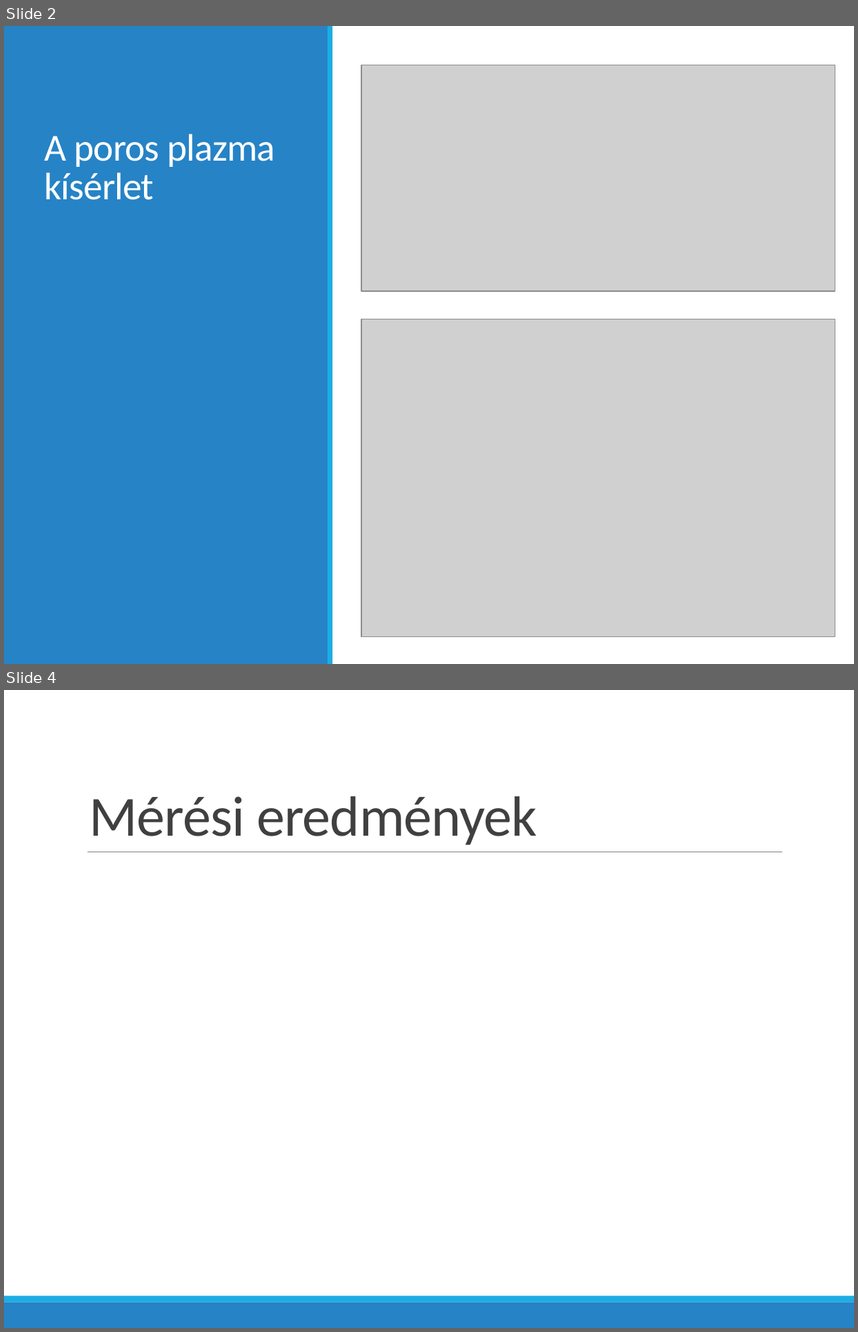
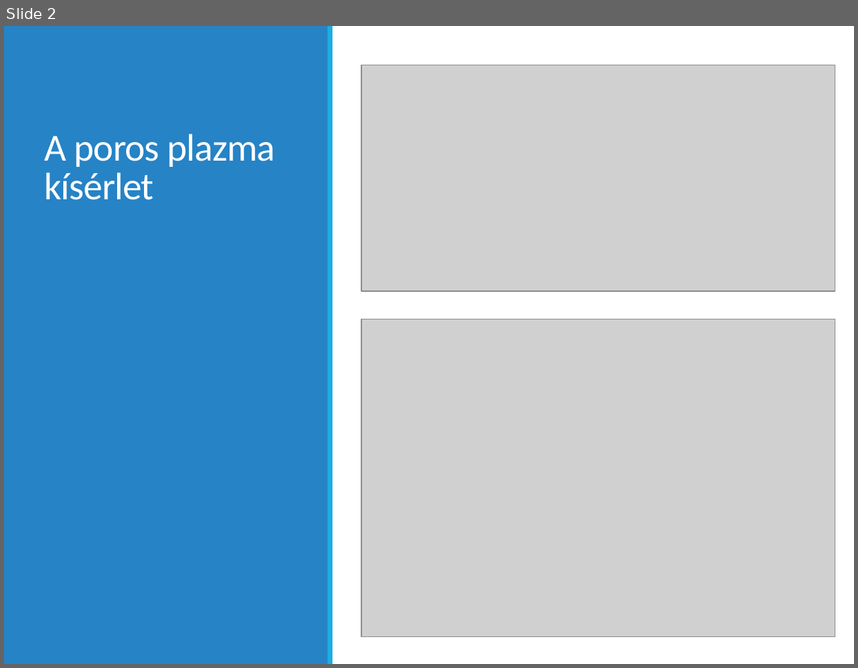
Before and after one commit to bakroistvan/diploma1_duma, a slide deck: prezi/bakro_diploma1.pptx. Shown one above the other, each under a label of ours: slides 2 and 4 before the commit, slide 2 after it; the slides between them are not shown. The pictures are 858x1332 and 858x668 pixels, drawn with LibreOffice and Linux fonts; fonts in the diff are those of the drawing; grey boxes stand for pictures. Boxes give left, top, right and bottom in pixels: in the first picture for what was removed or moved away, otherwise in the second. Text is boxed around its words. In the diff, an @@ line names an element or a change of style, - is before the commit and + after.

```diff
--- a/prezi/bakro_diploma1.pptx
+++ b/prezi/bakro_diploma1.pptx
@@ slide 4 removed at <box>4,690,854,1328</box>, background #FFFFFF @@
@@ title removed at <box>89,796,537,845</box> @@
-Mérési eredmények
@@ line removed from (87, 851) to (782, 851) @@
@@ rectangle removed at <box>4,1301,854,1328</box> @@
@@ rectangle removed at <box>4,1295,854,1301</box> @@
```
Also in this commit, not shown: 5 slides changed, 9 slides added, 5 other slides removed, 1 other file.
